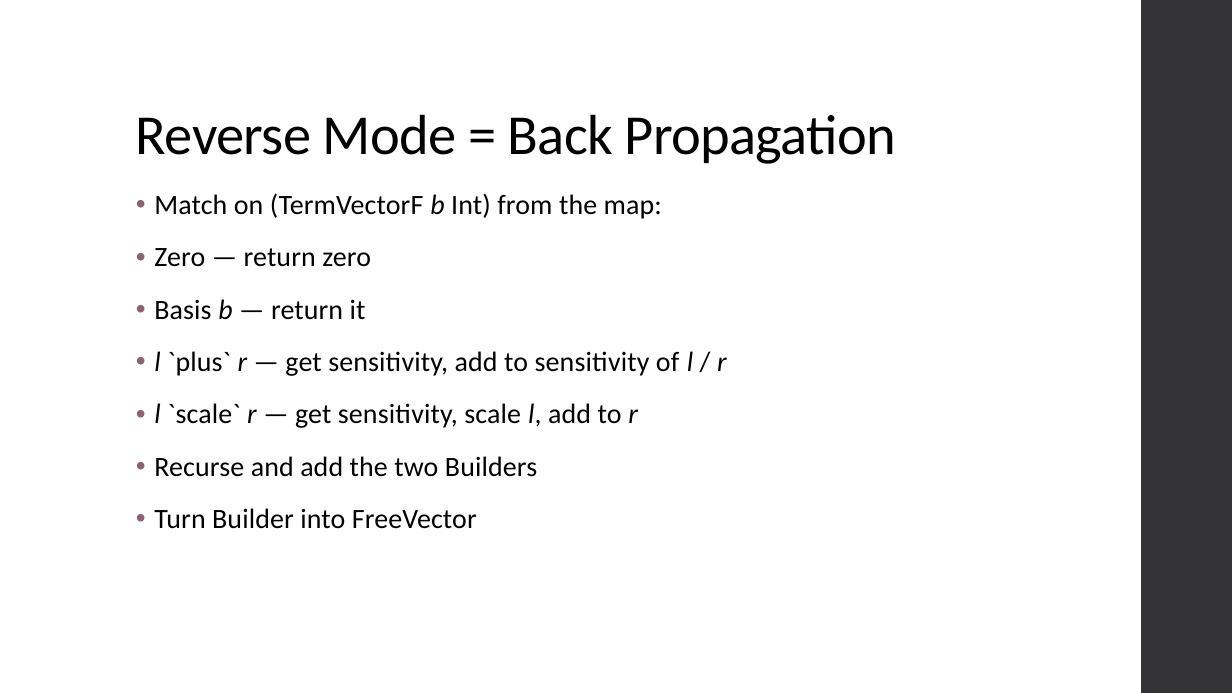
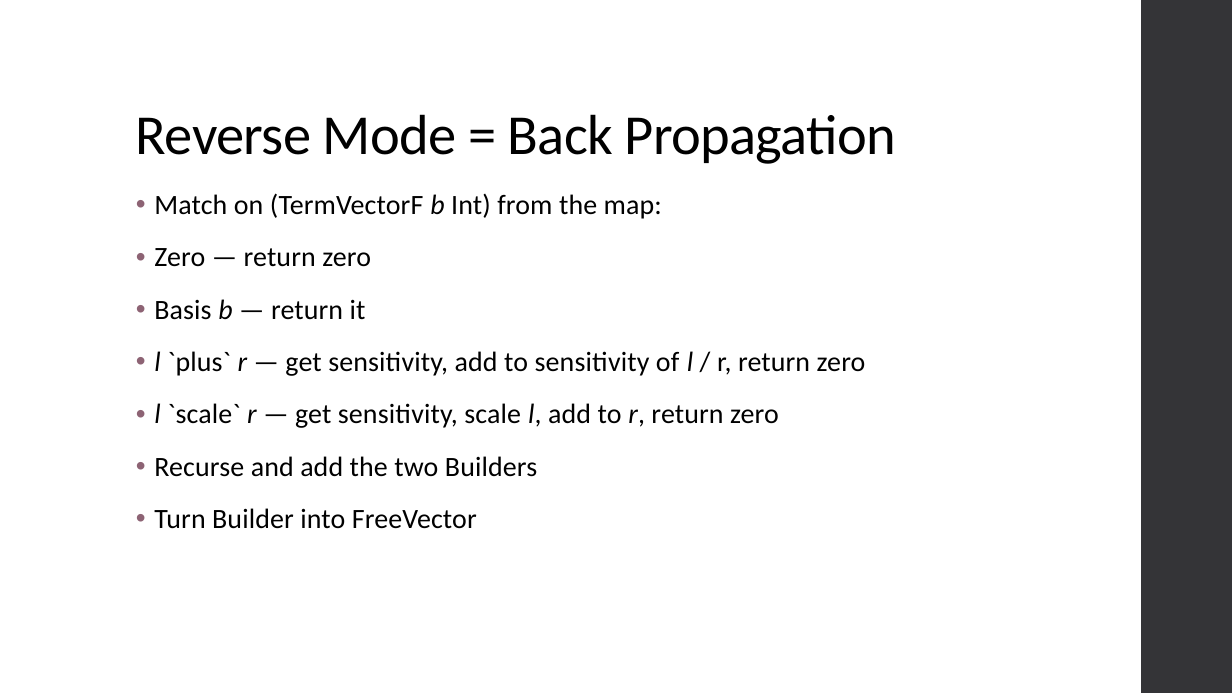
Before and after one commit to ThoughtWorksInc/DeepDarkFantasy, a slide deck: slide 32 of Talk.pptx. Drawn at 1232x693 pixels with LibreOffice and Linux fonts; fonts in the diff are those of the drawing. Boxes give left, top, right and bottom in pixels: in the first picture for what was removed or moved away, otherwise in the second. Text is boxed around its words. In the diff, an @@ line names an element or a change of style, - is before the commit and + after.

```diff
--- a/Talk.pptx
+++ b/Talk.pptx
@@ text at (x1=154, y1=351, x2=866, y2=428): text changed @@
-• l `plus` r — get sensitivity, add to sensitivity of l / r
-• l `scale` r — get sensitivity, scale l, add to r
+• l `plus` r — get sensitivity, add to sensitivity of l / r, return zero
+• l `scale` r — get sensitivity, scale l, add to r, return zero
```
Also in this commit, not shown: 4 other slides changed.
